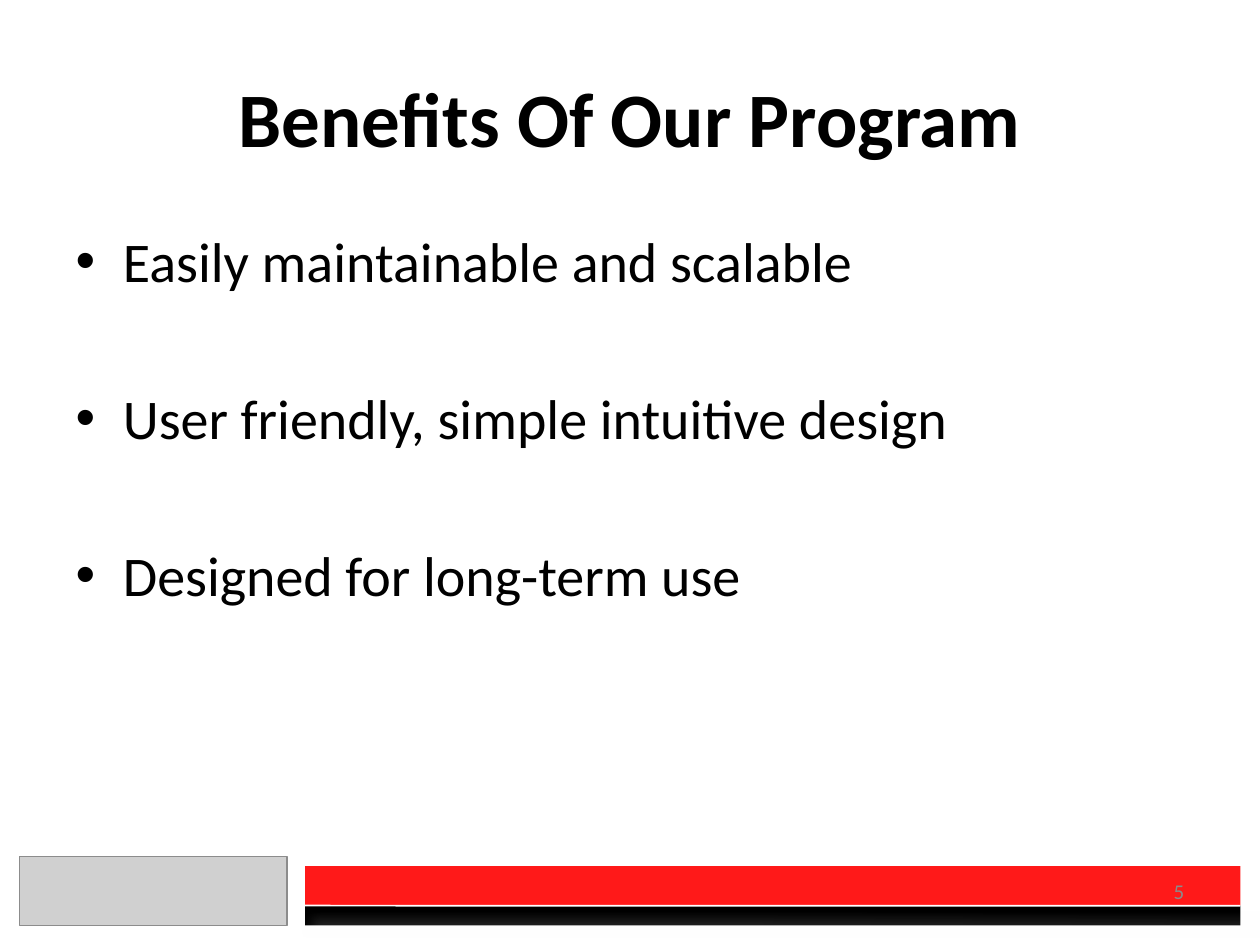
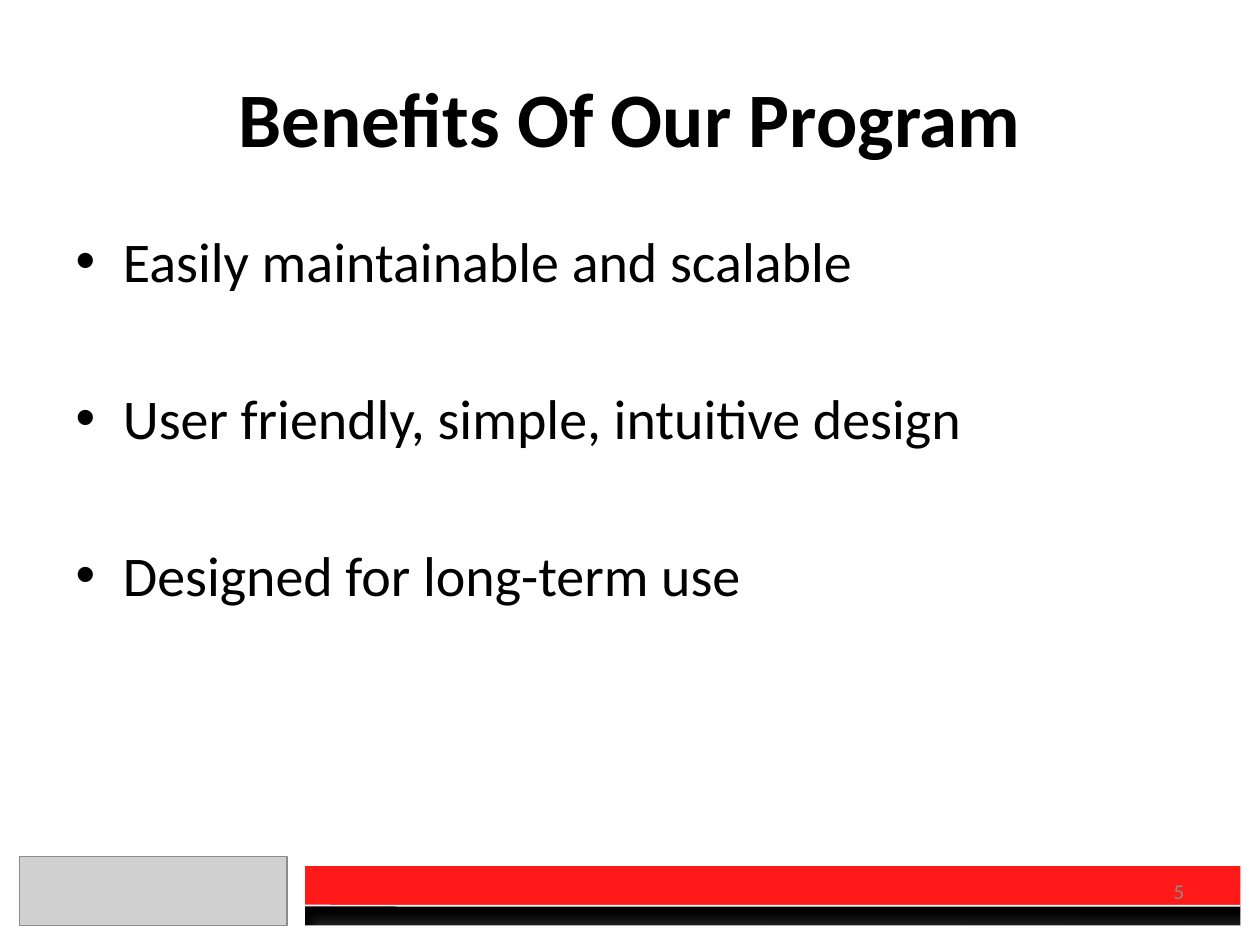
Before and after one commit to DanielSauve/OEC2017, a slide deck: slide 5 of Presentation.pptx. Drawn at 1260x945 pixels with LibreOffice and Linux fonts; fonts in the diff are those of the drawing; grey boxes stand for pictures. Boxes give left, top, right and bottom in pixels: in the first picture for what was removed or moved away, otherwise in the second. Text is boxed around its words. In the diff, an @@ line names an element or a change of style, - is before the commit and + after.

```diff
--- a/Presentation.pptx
+++ b/Presentation.pptx
@@ text at [123,400,961,449]: text changed @@
-• User friendly, simple intuitive design
+• User friendly, simple, intuitive design
```
Also in this commit, not shown: 1 other slide changed, 1 other file.
